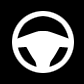
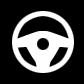
Revision of a layered 84×84 image; what changed, layer by layer:
painted on "Layer 3" over [37, 38, 49, 50]
